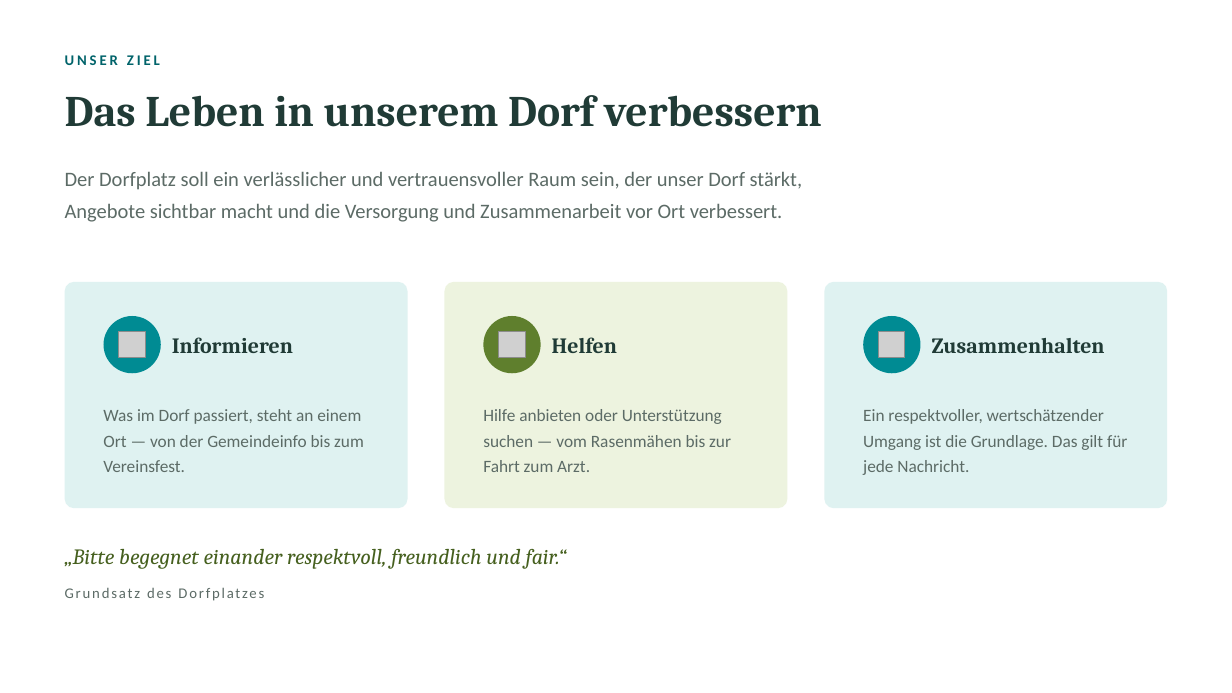
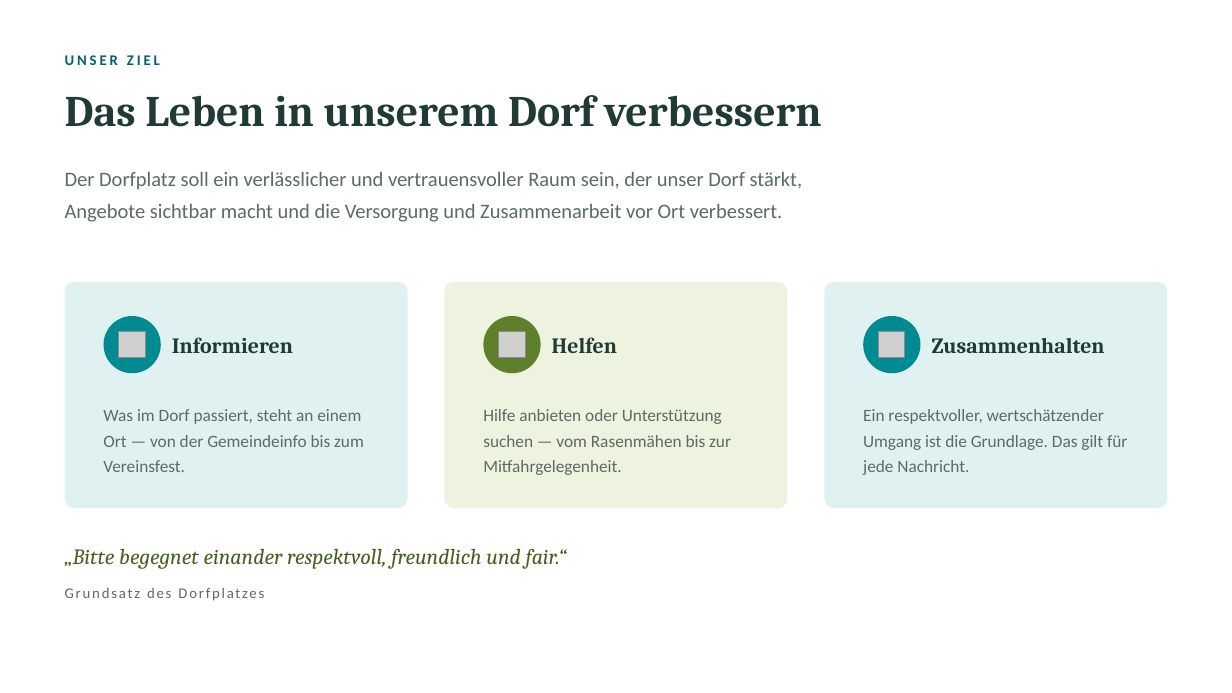
Before and after one commit to nampacx/Dorfplatz, a slide deck: slide 3 of Dorfplatz-Praesentation.pptx. Drawn at 1232x693 pixels with LibreOffice and Linux fonts; fonts in the diff are those of the drawing; grey boxes stand for pictures. Boxes give left, top, right and bottom in pixels: in the first picture for what was removed or moved away, otherwise in the second. Text is boxed around its words. In the diff, an @@ line names an element or a change of style, - is before the commit and + after.

```diff
--- a/Dorfplatz-Praesentation.pptx
+++ b/Dorfplatz-Praesentation.pptx
@@ text at [483,409,731,475]: text changed @@
-Hilfe anbieten oder Unterstützung suchen — vom Rasenmähen bis zur Fahrt zum Arzt.
+Hilfe anbieten oder Unterstützung suchen — vom Rasenmähen bis zur Mitfahrgelegenheit.
```
Also in this commit, not shown: 7 other files.
